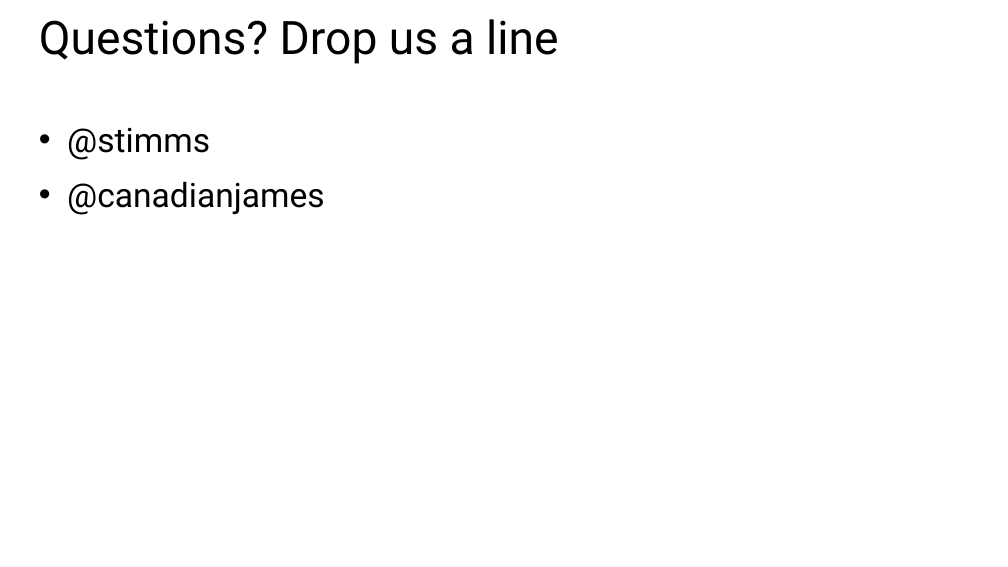
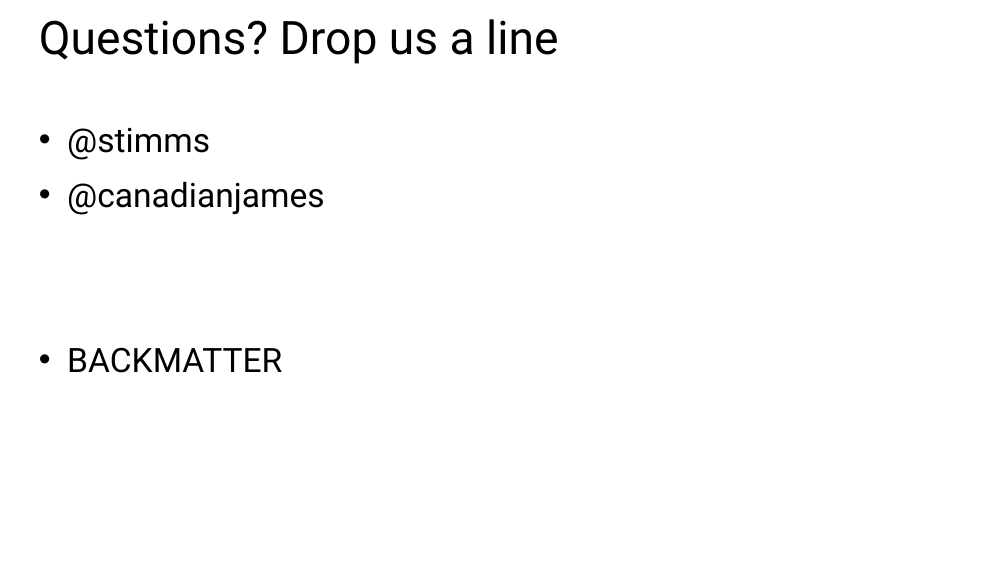
Before and after one commit to MisterJames/AzureImageProcessing, a slide deck: slide 5 of Presentation Materials/MVA-ApplicationsOnAzure-08.pptx. Drawn at 1008x567 pixels with LibreOffice and Linux fonts; fonts in the diff are those of the drawing. Boxes give left, top, right and bottom in pixels: in the first picture for what was removed or moved away, otherwise in the second. Text is boxed around its words. In the diff, an @@ line names an element or a change of style, - is before the commit and + after.

```diff
--- a/Presentation Materials/MVA-ApplicationsOnAzure-08.pptx
+++ b/Presentation Materials/MVA-ApplicationsOnAzure-08.pptx
@@ text at bbox=[67, 347, 282, 373]: paragraph added @@
+• BACKMATTER
```
Also in this commit, not shown: 1 slide added, 1 slide removed, 2 other files.
